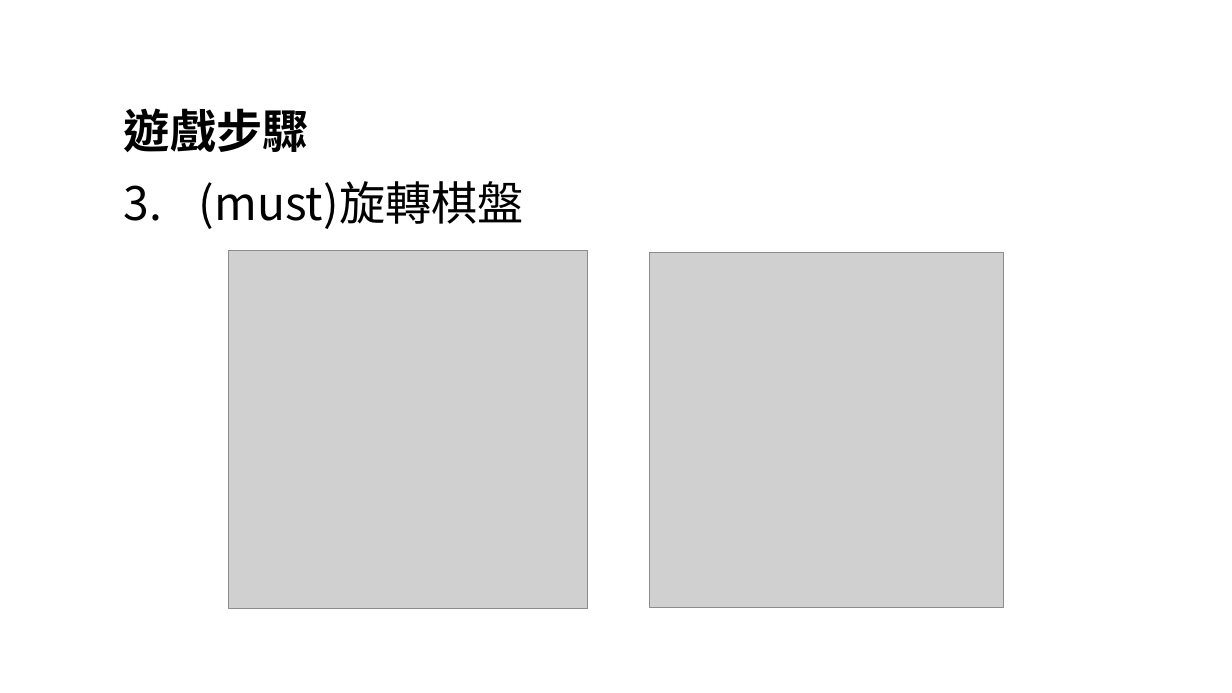
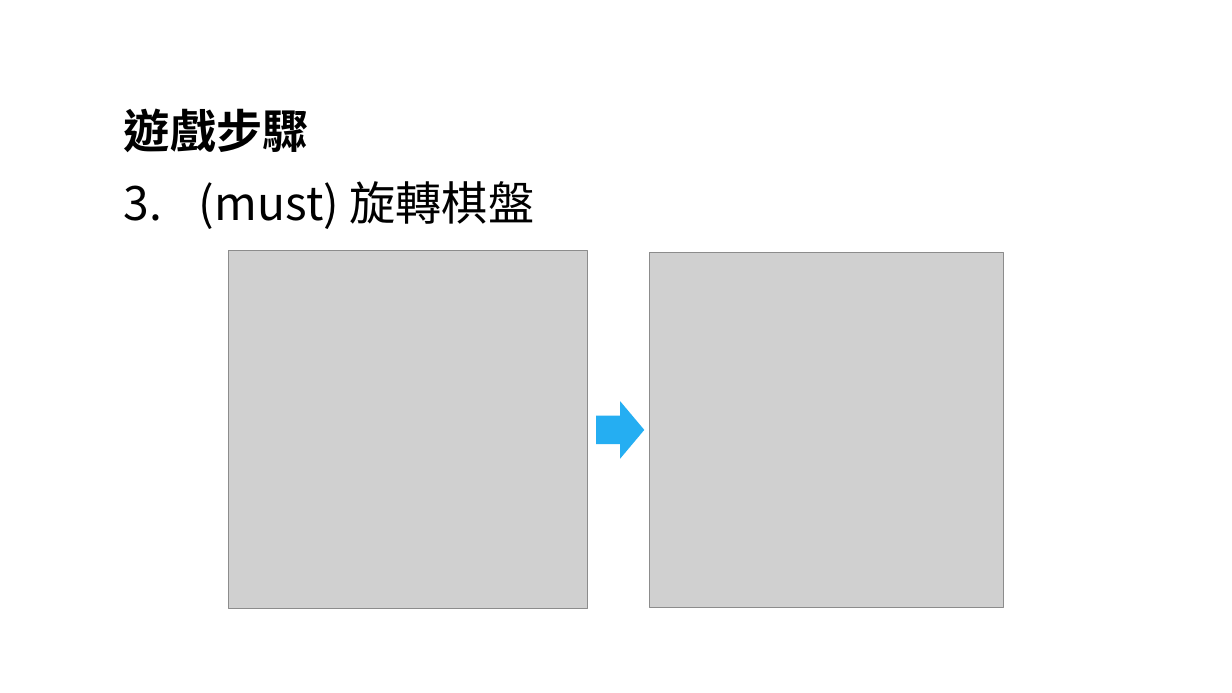
Before and after one commit to tidaohuang/react-game, a slide deck: slide 6 of tutorial.pptx. Drawn at 1232x693 pixels with LibreOffice and Linux fonts; fonts in the diff are those of the drawing; grey boxes stand for pictures. Boxes give left, top, right and bottom in pixels: in the first picture for what was removed or moved away, otherwise in the second. Text is boxed around its words. In the diff, an @@ line names an element or a change of style, - is before the commit and + after.

```diff
--- a/tutorial.pptx
+++ b/tutorial.pptx
@@ text at (199,181,534,229): spaces changed @@
-3. (must)旋轉棋盤
+3. (must) 旋轉棋盤
@@ right arrow added at (596,401,644,458), fill #25AEF2 @@
```
Also in this commit, not shown: 2 other slides changed, 19 other files.
